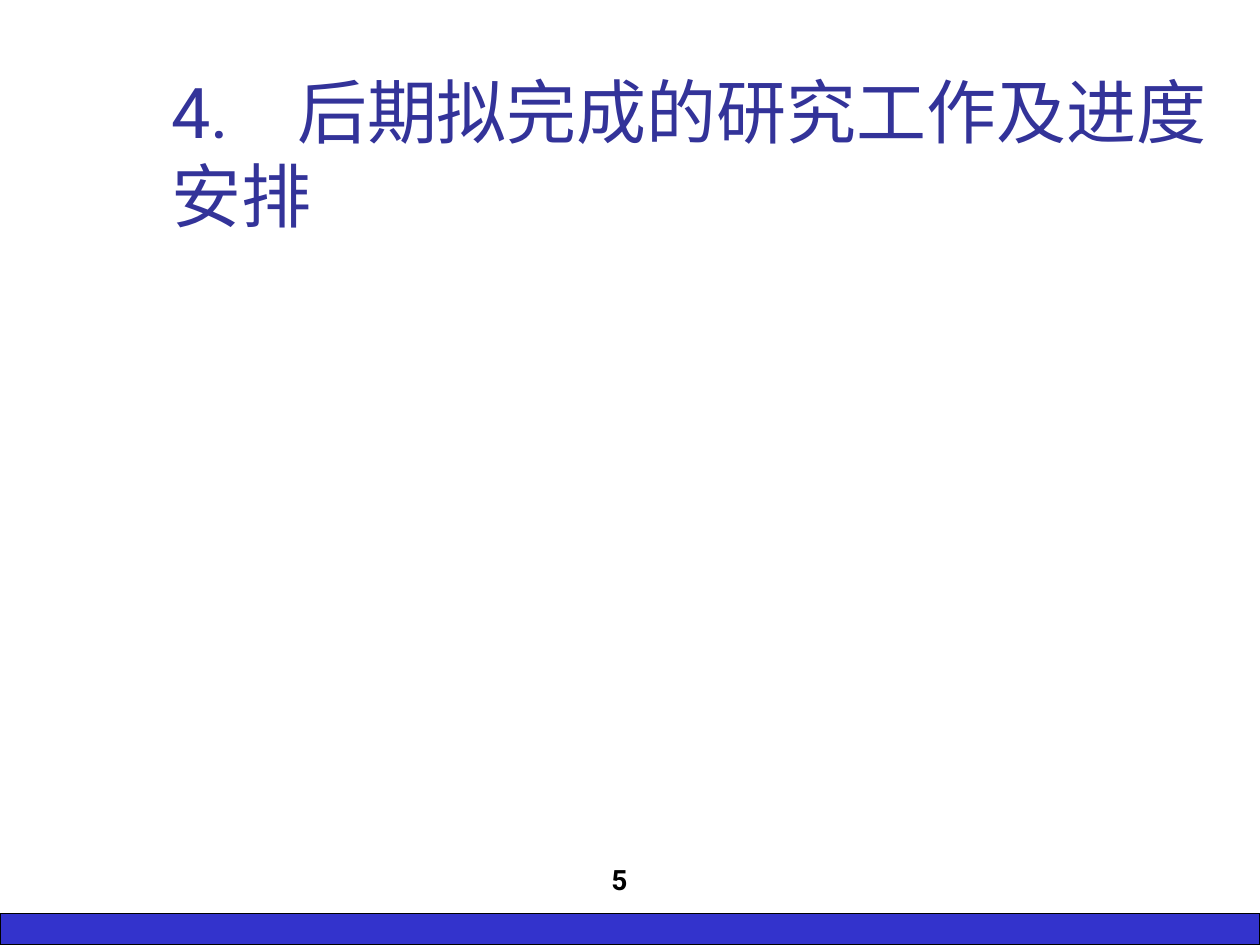
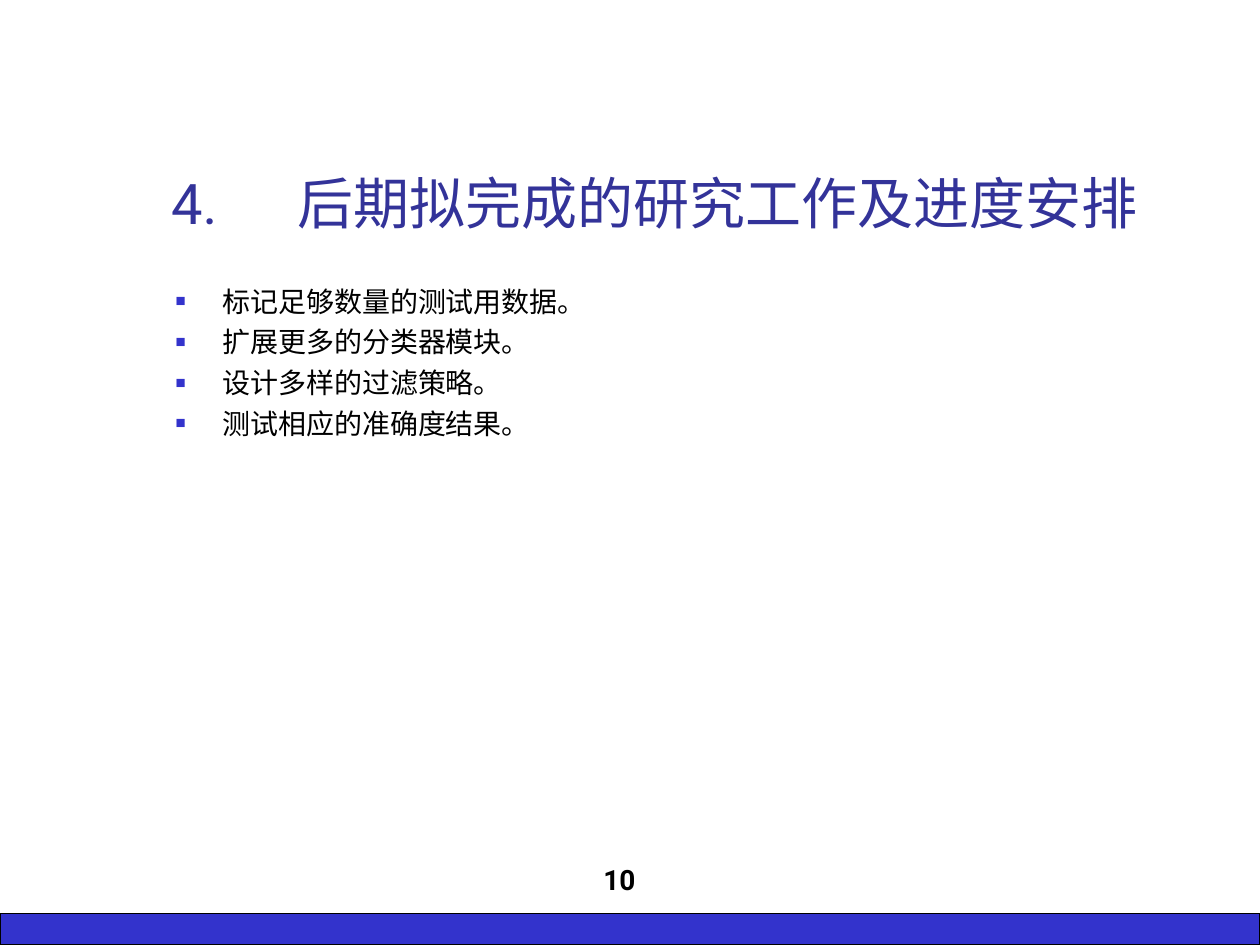
Before and after one commit to silver6wings/WeiboFilter, a slide deck: slide 10 of _Paper/7.中期报告/GS11211B8于俊超 中期检查报告.ppt (slide 5 before the commit). Drawn at 1260x945 pixels with LibreOffice and Linux fonts; fonts in the diff are those of the drawing; background and template pictures are left out. Boxes give left, top, right and bottom in pixels: in the first picture for what was removed or moved away, otherwise in the second. Text is boxed around its words. In the diff, an @@ line names an element or a change of style, - is before the commit and + after.

```diff
--- a/_Paper/7.中期报告/GS11211B8于俊超 中期检查报告.ppt
+++ b/_Paper/7.中期报告/GS11211B8于俊超 中期检查报告.ppt
@@ title "4. 后期拟完成的研究工作及进度安排" at [171, 176, 1137, 229]: size 40 to 32 pt @@
@@ text added at [223, 288, 586, 437], 16 pt, text #000000 @@
+■ 标记足够数量的测试用数据。
+■ 扩展更多的分类器模块。
+■ 设计多样的过滤策略。
+■ 测试相应的准确度结果。
@@ page number at [603, 870, 635, 891]: text changed @@
-5
+10
```
Also in this commit, not shown: 6 other slides changed, 5 slides added, 1 slide removed, 5 other files.
